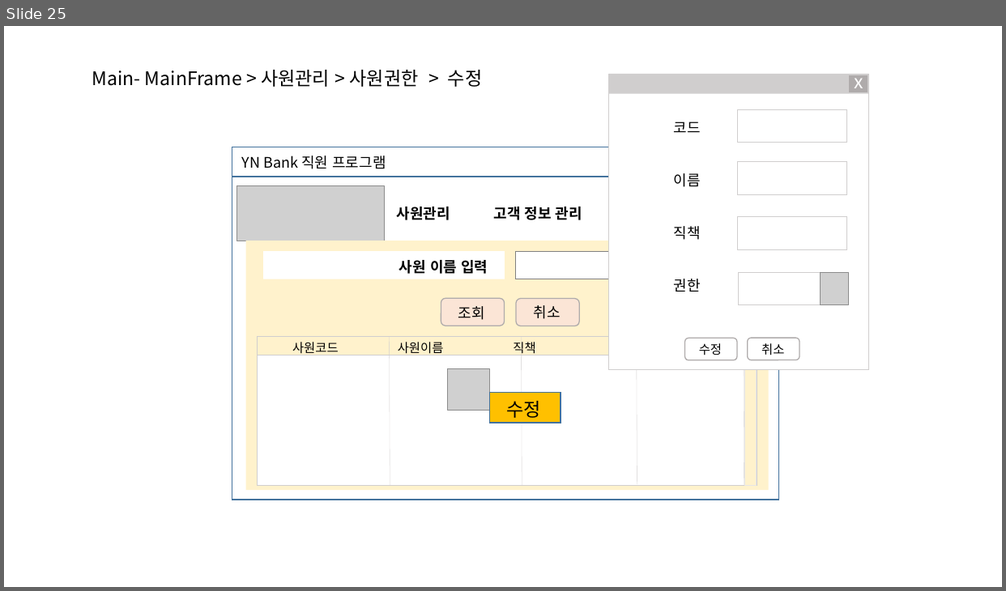
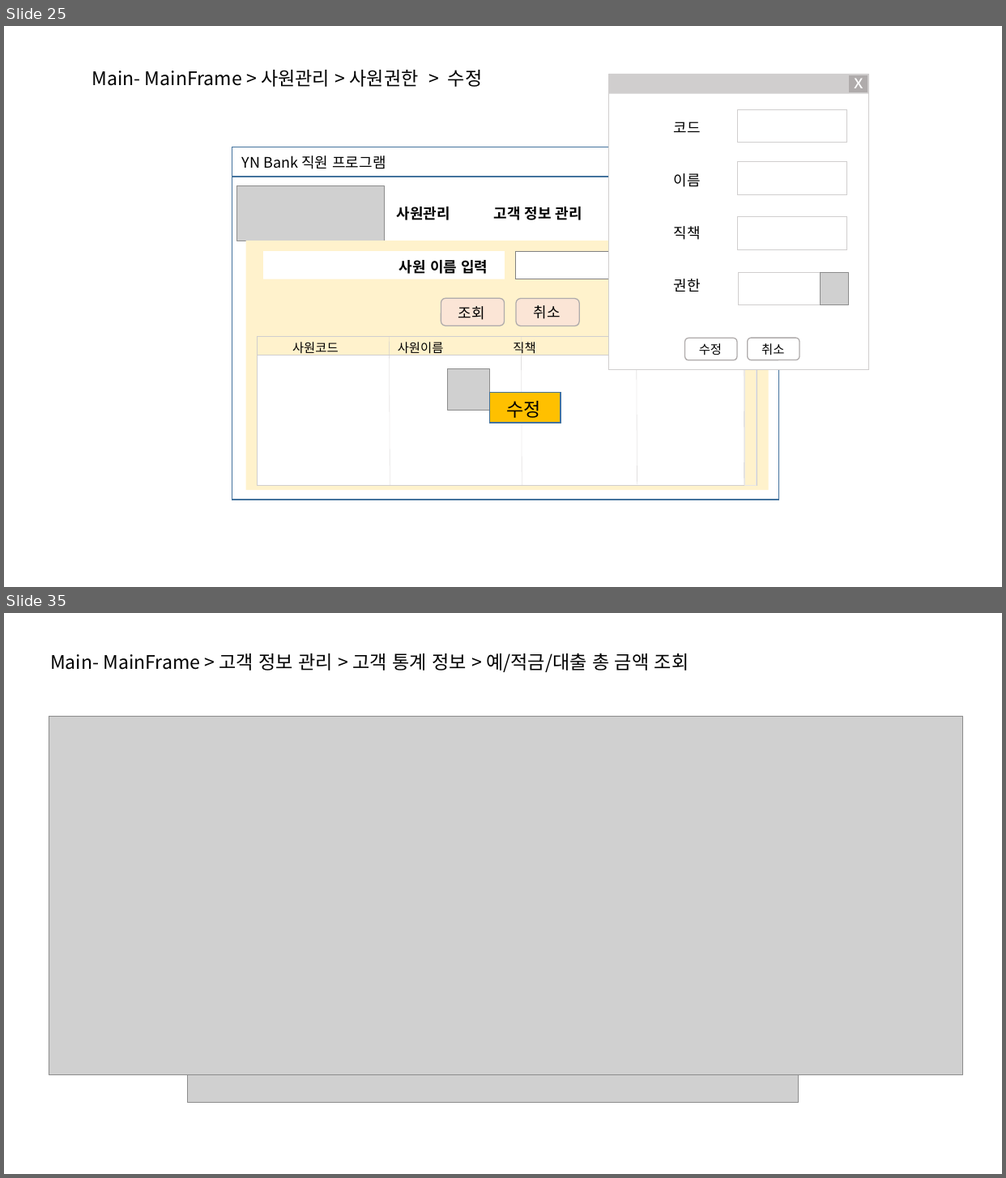
Before and after one commit to DaeguIT-MinSuKim/yi_java3st_2team, a slide deck: file/NEW UI 설계화면.pptx. Shown one above the other, each under a label of ours: slide 25 before the commit, slides 25 and 35 after it; the slides between them are not shown. The pictures are 1006x591 and 1006x1178 pixels, drawn with LibreOffice and Linux fonts; fonts in the diff are those of the drawing; grey boxes stand for pictures; background and template pictures are left out. Boxes give left, top, right and bottom in pixels: in the first picture for what was removed or moved away, otherwise in the second. Text is boxed around its words. In the diff, an @@ line names an element or a change of style, - is before the commit and + after.

Commit message:
고객팀 / 1. UI 설계화면 작성 2. 화면 설계 작성 3. 고객개인정보, 상품 추가시 중복체크 기능 추가

```diff
--- a/file/NEW UI 설계화면.pptx
+++ b/file/NEW UI 설계화면.pptx
@@ slide 35 added at (4,613,1002,1174), background #FFFFFF @@
@@ text added at (50,653,689,672), 18 pt, text #000000 @@
+Main- MainFrame > 고객 정보 관리 > 고객 통계 정보 > 예/적금/대출 총 금액 조회
@@ picture added at (49,717,963,1075) @@
@@ picture added at (187,718,799,1102) @@
```
Also in this commit, not shown: 20 other slides added, 11 other files.
